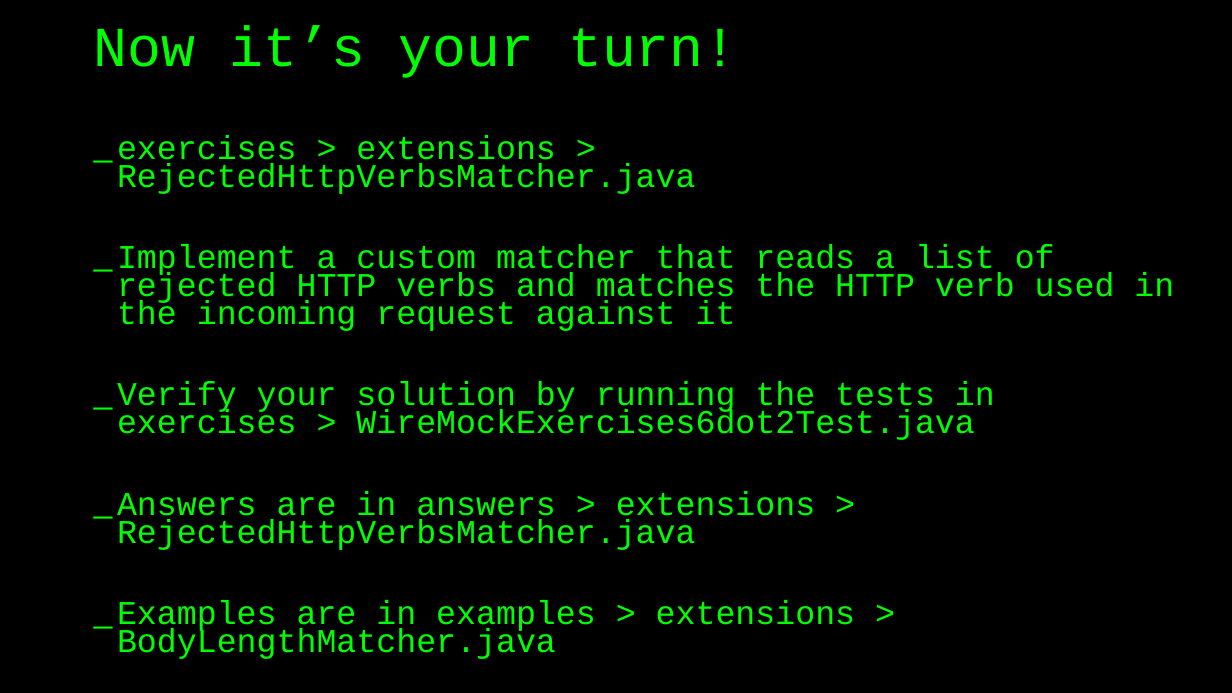
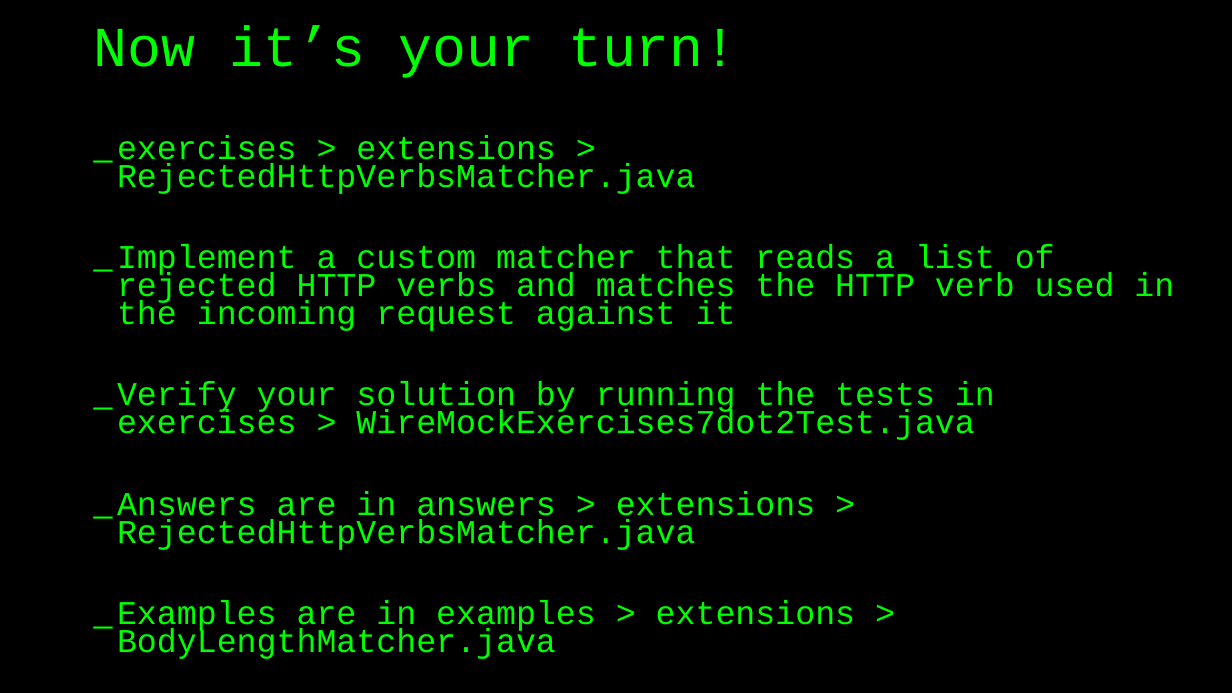
Before and after one commit to basdijkstra/wiremock-workshop, a slide deck: slide 74 of wiremock_workshop.pptx (slide 70 before the commit). Drawn at 1232x693 pixels with LibreOffice and Linux fonts; fonts in the diff are those of the drawing. Boxes give left, top, right and bottom in pixels: in the first picture for what was removed or moved away, otherwise in the second. Text is boxed around its words. In the diff, an @@ line names an element or a change of style, - is before the commit and + after.

```diff
--- a/wiremock_workshop.pptx
+++ b/wiremock_workshop.pptx
@@ text at <box>117,381,995,440</box>: text changed @@
-_ Verify your solution by running the tests in exercises > WireMockExercises6dot2Test.java
+_ Verify your solution by running the tests in exercises > WireMockExercises7dot2Test.java
```
Also in this commit, not shown: 5 other slides changed, 4 slides added, 2 other files.
